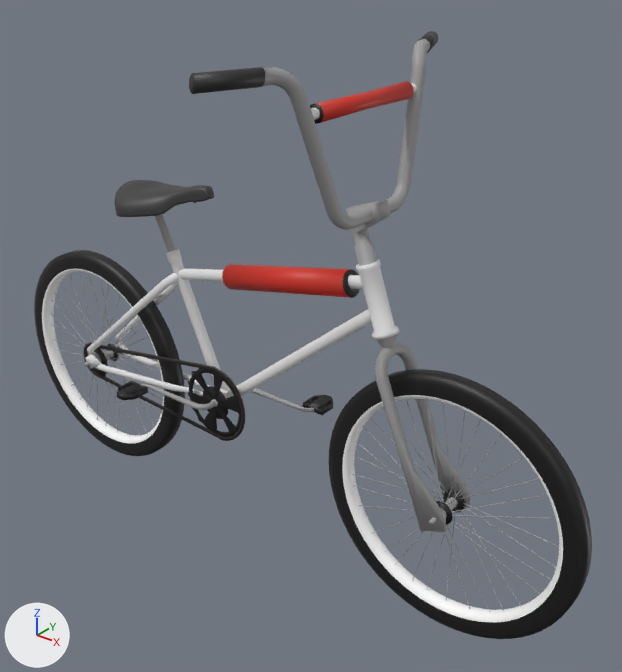
Two versions of the Blender file modelsrc/bmx.blend, one commit apart.
Rendered twice from a camera (50 mm lens) standing at (6.35, -6.94, 4.85) and looking at (0.48, 0.4, 0.3). Every picture has the same lights, and +X, +Y and +Z are marked at lower left. The picture after the commit comes second.

Objects in the first picture: 'frame', 'handle', 'pedalier', 'wheel_front', 'wheel_rear' and 2 more.
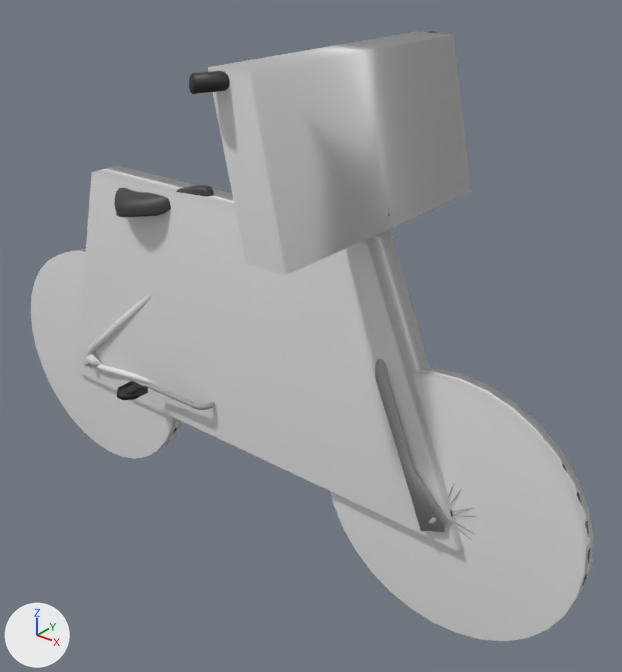
The newer file is also rescaled (x0.162) as a whole; pictures and numbers use the older file's frame.

Changed parts and their boxes [x1, y1, x2, y2] in the pictures (622 x 672 px):
'bmx_phys', shown: after [31, 31, 594, 641]
'wheel_front', unchanged, covered by the edit: before [329, 369, 592, 639]; after [429, 438, 591, 605]
'frame', unchanged, covered by the edit: before [83, 180, 400, 441]; after [85, 185, 214, 385]
'handle', unchanged, covered by the edit: before [189, 31, 471, 532]; after [189, 31, 446, 532]
'wheel_rear', unchanged, covered by the edit: before [34, 250, 185, 456]; after [85, 361, 179, 444]

Patch to the scene script:
```diff
--- a/modelsrc/bmx.blend.py
+++ b/modelsrc/bmx.blend.py
@@ me_cylinder_008 @@
 me_cylinder_008.from_pydata(...)  # 144 vertices, 80 faces; spans x -1.0..4.6, y -2.9..1.0, z -13.9..14.1
 # used by ob_bmx_phys; location = (-3.08, -0.01, -0.95); rotation_euler = (-1.571, 0.0, 0.0), in degrees (-90, 0, 0); scale = (1.6, 1.6, 0.116)
+# me_cylinder_008 part 1: all faces are now shaded smooth (80 of 80 changed)
@@ ob_bmx_phys @@
 ob_bmx_phys.scale = (1.6, 1.6, 0.116)
-ob_bmx_phys.hide_set(True)
```
